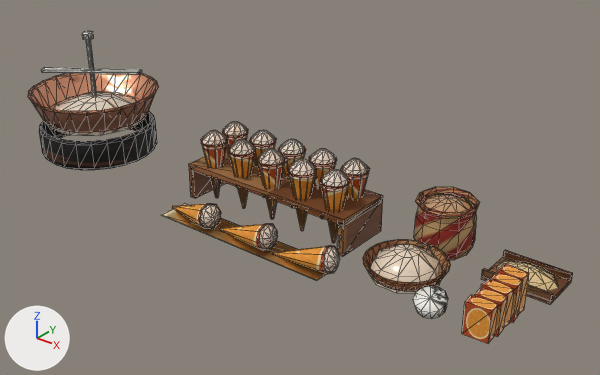
The glTF model site/public/models/prop_deco_mandeln.glb, before and after one commit.
The view is the same before and after, from a 50 mm camera at (1.662, -1.781, 1.228) aimed at (0.198, 0.049, 0.094). The axes (+X, +Y, +Z) are drawn at lower left. The lights are the same throughout. The older version comes first. Mesh edges are drawn as thin lines. Where no turn or scale is listed for an object, it has been applied to the vertices. Vertices at exactly the same position are counted once.

The first picture shows 'prop_deco_mandeln_static'.
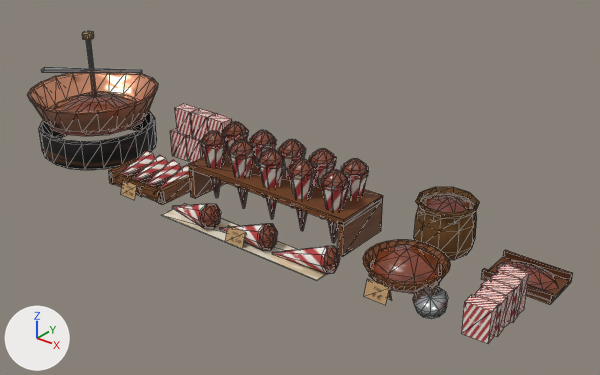
Edits to the bpy script that builds the scene:
```text
Change me_prop_deco_mandeln_static:
    used by ob_prop_deco_mandeln_static; location = (0.039, 0.0, 0.22)
    remove me_prop_deco_mandeln_static.from_pydata(...)  # 1724 vertices, 2652 faces; spans x -0.99..0.99, y -0.24..0.24, z -0.22..0.22
    add me_prop_deco_mandeln_static.from_pydata(...)  # 1666 vertices, 2510 faces; spans x -0.99..0.99, y -0.24..0.24, z -0.22..0.22
    me_prop_deco_mandeln_static part 1: the loose piece of 8 vertices spanning x -0.18..0.44, y -0.23..-0.13, z -0.22 is copied, and the copy is scaled about its middle by (0.121, 0.45, 51.6), then moved by (-0.59, 0.32, 0.05); it spans x -0.5..-0.42, y 0.12..0.17, z -0.22..-0.12
    me_prop_deco_mandeln_static part 2: the loose piece of 8 vertices spanning x -0.18..0.44, y -0.23..-0.13, z -0.22 is copied, and the copy is scaled about its middle by (0.121, 0.449, 51.6), then moved by (-0.51, 0.32, 0.05); it spans x -0.42..-0.34, y 0.12..0.17, z -0.22..-0.12
    me_prop_deco_mandeln_static part 3: the loose piece of 8 vertices spanning x -0.18..0.44, y -0.23..-0.13, z -0.22 is copied, and the copy is scaled about its middle by (0.121, 0.449, 51.6), then moved by (-0.55, 0.31, 0.15); it spans x -0.46..-0.38, y 0.11..0.16, z -0.12..-0.02
    me_prop_deco_mandeln_static part 4: the loose piece of 8 vertices spanning x -0.18..0.44, y -0.23..-0.13, z -0.22 is copied, and the copy is scaled about its middle by (0.121, 0.449, 51.6), then moved by (-0.47, 0.31, 0.15); it spans x -0.38..-0.3, y 0.11..0.16, z -0.12..-0.02
    me_prop_deco_mandeln_static part 5: the loose piece of 8 vertices spanning x -0.18..0.44, y -0.23..-0.13, z -0.22 is copied, and the copy is scaled about its middle by (0.121, 0.449, 51.6), then moved by (-0.39, 0.31, 0.15); it spans x -0.3..-0.22, y 0.11..0.16, z -0.12..-0.02
    me_prop_deco_mandeln_static part 6: a new loose piece, a box spanning x -0.489..-0.229, y -0.18..-0.168, z -0.215..-0.175, in mat_vendor_atlas
    me_prop_deco_mandeln_static part 7: a new loose piece, a box spanning x -0.489..-0.471, y -0.18..-0.019, z -0.22..-0.17, in mat_vendor_atlas
    me_prop_deco_mandeln_static part 8: a new loose piece, a box spanning x -0.247..-0.229, y -0.18..-0.019, z -0.22..-0.17, in mat_vendor_atlas
    me_prop_deco_mandeln_static part 9: a new loose piece, a box spanning x -0.479..-0.239, y -0.175..-0.025, z -0.22..-0.208, in mat_vendor_atlas
    me_prop_deco_mandeln_static part 10: a new loose piece of 14 vertices spanning x -0.49..-0.42, y -0.18..-0.02, z -0.21..-0.14, in mat_vendor_atlas
    me_prop_deco_mandeln_static part 11: a new loose piece of 14 vertices spanning x -0.42..-0.36, y -0.18..-0.02, z -0.21..-0.14, in mat_vendor_atlas
    me_prop_deco_mandeln_static part 12: a new loose piece of 14 vertices spanning x -0.36..-0.29, y -0.18..-0.02, z -0.21..-0.14, in mat_vendor_atlas
    me_prop_deco_mandeln_static part 13: a new loose piece of 14 vertices spanning x -0.3..-0.23, y -0.18..-0.02, z -0.21..-0.14, in mat_vendor_atlas
    me_prop_deco_mandeln_static part 14: 350 vertices moved within x -0.98..0.96, y -0.22..0.22, z -0.22..0.01; 398 vertices removed from x -0.96..0.92, y -0.23..0.23, z -0.22..0.01; 188 vertices added at x -0.95..0.89, y -0.23..0.23, z -0.22..0.01
    me_prop_deco_mandeln_static part 15: 1233 kept faces spanning x -0.94..0.99, y -0.24..0.24, z -0.22..0.22 get new texture (UV) coordinates
    other edits to the shape of me_prop_deco_mandeln_static do not show in these pictures
```

Where the change shows, as pixel boxes [x1, y1, x2, y2] in the pictures (600 x 375 px; the box of a moved part takes in the faces that stretch with it):
part 1 of me_prop_deco_mandeln_static, added
    after: [170, 128, 188, 161]
part 2 of me_prop_deco_mandeln_static, added
    after: [186, 136, 203, 162]
part 3 of me_prop_deco_mandeln_static, added
    after: [175, 104, 199, 138]
part 4 of me_prop_deco_mandeln_static, added
    after: [191, 109, 215, 141]
part 5 of me_prop_deco_mandeln_static, added
    after: [207, 113, 232, 135]
part 6 of me_prop_deco_mandeln_static, added (brown)
    after: [109, 172, 165, 203]
part 7 of me_prop_deco_mandeln_static, added
    after: [109, 158, 137, 185]
part 8 of me_prop_deco_mandeln_static, added (brown)
    after: [157, 176, 191, 205]
part 9 of me_prop_deco_mandeln_static, added
    after: [115, 172, 165, 202]
part 10 of me_prop_deco_mandeln_static, added
    after: [120, 151, 156, 176]
part 11 of me_prop_deco_mandeln_static, added
    after: [132, 155, 168, 181]
part 12 of me_prop_deco_mandeln_static, added
    after: [145, 160, 181, 186]
part 13 of me_prop_deco_mandeln_static, added
    after: [158, 165, 190, 189]
part 14 of me_prop_deco_mandeln_static, moved or reshaped
    before: [28, 73, 558, 293]
    after: [28, 73, 558, 305]
part 15 of me_prop_deco_mandeln_static, surface changed
    both: [42, 31, 561, 343]
